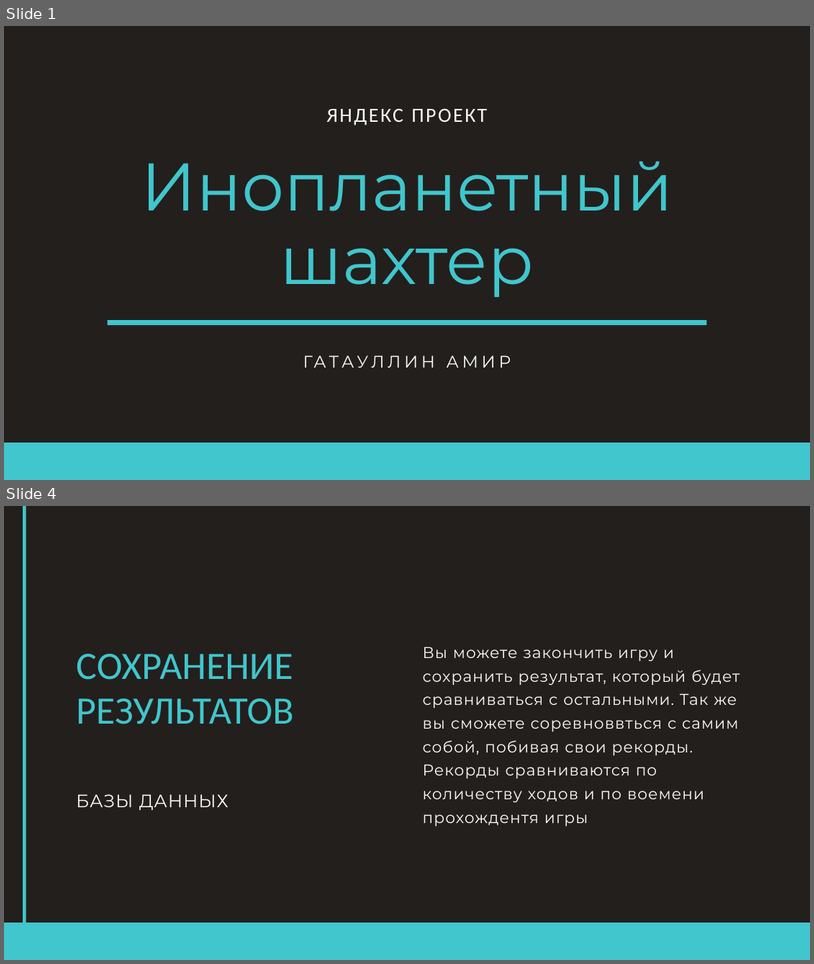
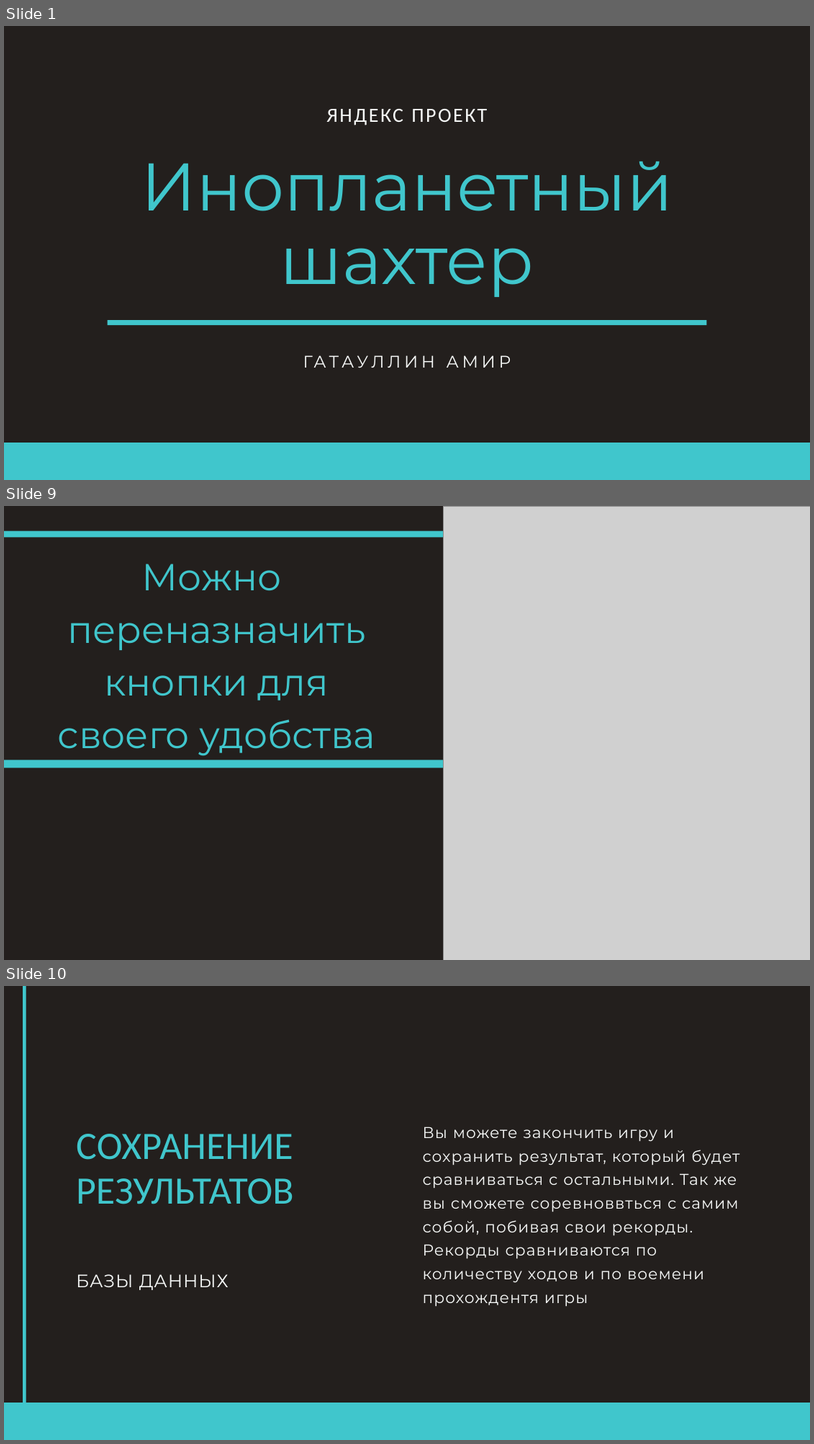
Before and after one commit to Nekro25/Alien-Miner, a slide deck: Инопланетный шахтер.pptx. Shown one above the other, each under a label of ours: slides 1 and 4 before the commit, slides 1, 9 and 10 after it; the slides between them are not shown. The pictures are 814x964 and 814x1444 pixels, drawn with LibreOffice and Linux fonts; fonts in the diff are those of the drawing; grey boxes stand for pictures. Boxes give left, top, right and bottom in pixels: in the first picture for what was removed or moved away, otherwise in the second. Text is boxed around its words. In the diff, an @@ line names an element or a change of style, - is before the commit and + after.

```diff
--- a/Инопланетный шахтер.pptx
+++ b/Инопланетный шахтер.pptx
@@ slide 9 added at (x1=4, y1=506, x2=810, y2=960), background #231F1D @@
@@ picture added at (x1=443, y1=506, x2=810, y2=960) @@
@@ line added from (4, 534) to (810, 534), #40C6CC 11.25 pt @@
@@ text added at (x1=58, y1=564, x2=376, y2=756), 67 pt, text #40C6CC @@
+Можно
+переназначить
+кнопки для
+своего удобства
@@ line added from (4, 764) to (810, 764), #40C6CC 14.25 pt @@
@@ what was slide 4 is now slide 10 @@
```
Also in this commit, not shown: 4 slides changed, 3 other slides added, 4 slides removed, 4 other files.
